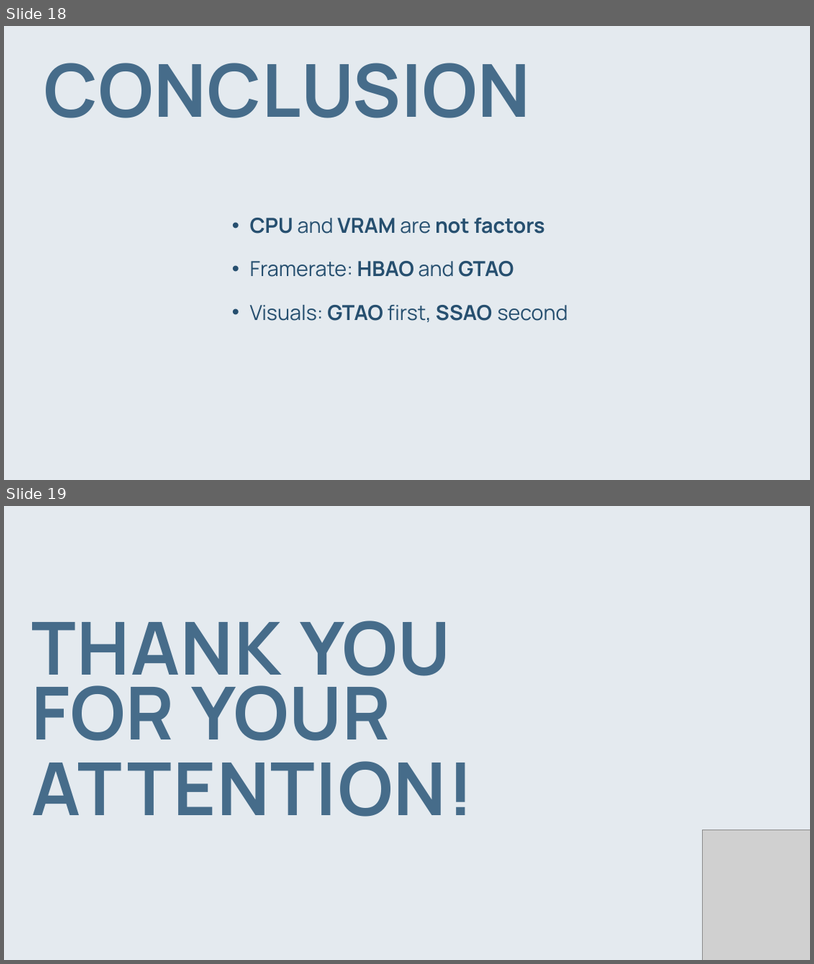
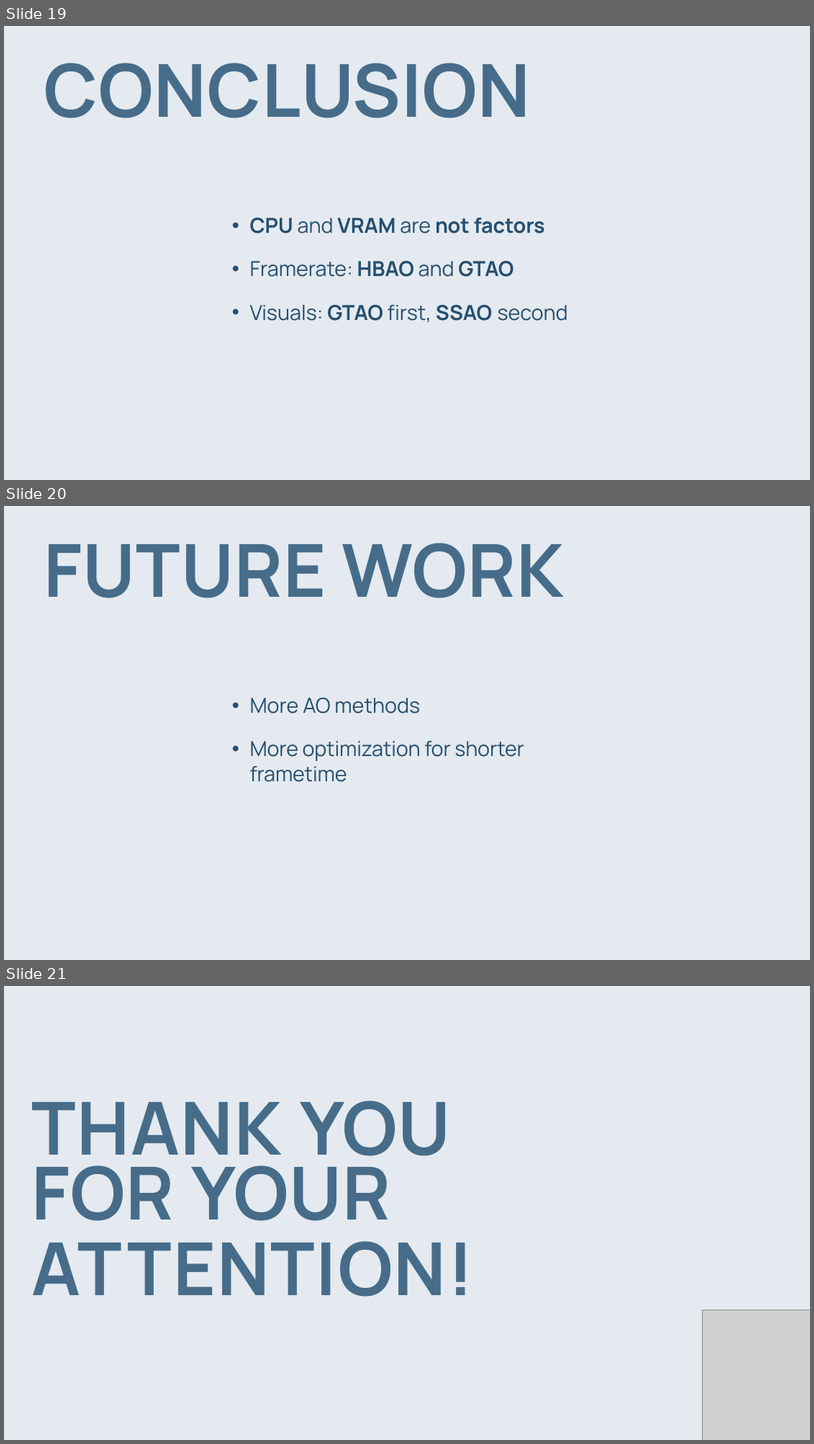
Before and after one commit to DaanDemaecker/Gradwork, a slide deck: Presentation/GW2425_Demaecker_Daan_NL_TestPresentation.pptx. Shown one above the other, each under a label of ours: slides 18 and 19 before the commit, slides 19, 20 and 21 after it. The pictures are 814x964 and 814x1444 pixels, drawn with LibreOffice and Linux fonts; fonts in the diff are those of the drawing; grey boxes stand for pictures. Boxes give left, top, right and bottom in pixels: in the first picture for what was removed or moved away, otherwise in the second. Text is boxed around its words. In the diff, an @@ line names an element or a change of style, - is before the commit and + after.

```diff
--- a/Presentation/GW2425_Demaecker_Daan_NL_TestPresentation.pptx
+++ b/Presentation/GW2425_Demaecker_Daan_NL_TestPresentation.pptx
@@ slide 20 added at [4, 506, 810, 960], background #FFFFFF; not listed: 1 template element that a slide beside it also shows @@
@@ title added at [44, 543, 565, 598], 130.5 pt, text #466C8A, bold @@
+FUTURE WORK
@@ text added at [250, 698, 525, 782], 37 pt, text #264F6F @@
+• More AO methods
+• More optimization for shorter frametime
@@ what was slide 18 is now slide 19 @@
@@ what was slide 19 is now slide 21 @@
```
Also in this commit, not shown: 1 other slide added.
